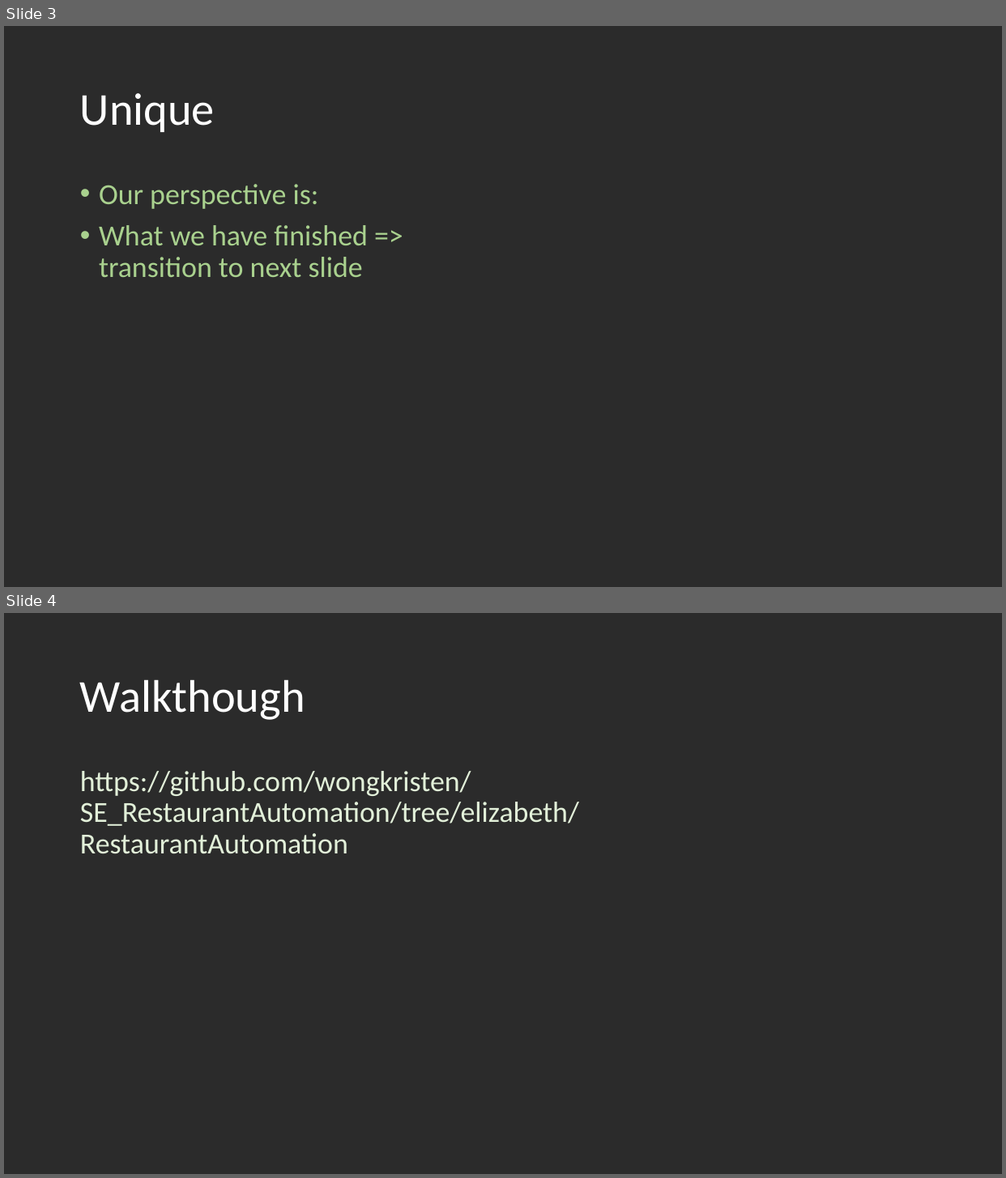
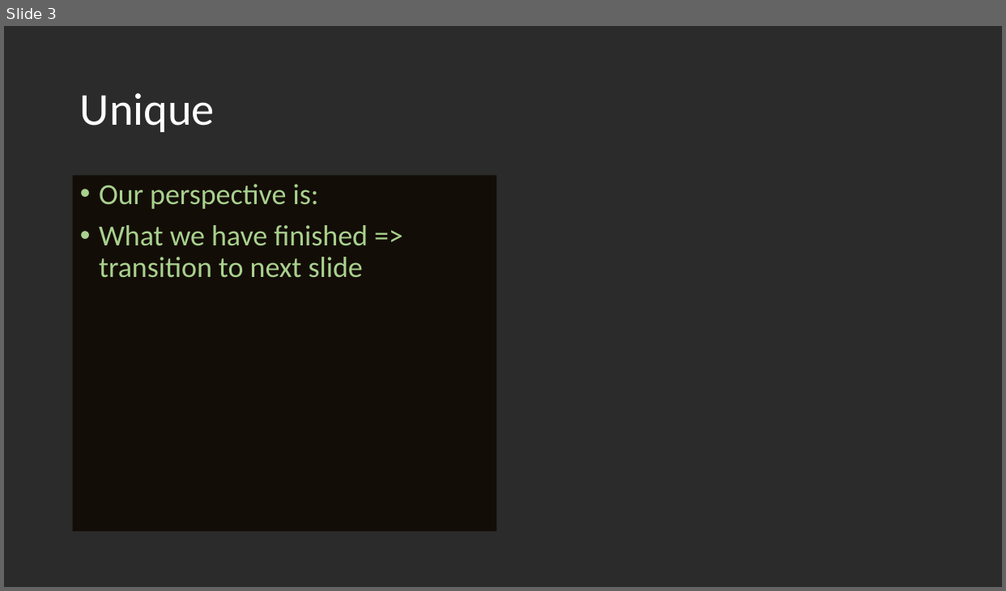
Before and after one commit to wongkristen/EasyEats_Group11_SE, a slide deck: docs/EasyEats.pptx. Shown one above the other, each under a label of ours: slides 3 and 4 before the commit, slide 3 after it. The pictures are 1006x1178 and 1006x591 pixels, drawn with LibreOffice and Linux fonts; fonts in the diff are those of the drawing; background and template pictures are left out; a plain dark background stands for a picture behind light text. Boxes give left, top, right and bottom in pixels: in the first picture for what was removed or moved away, otherwise in the second. Text is boxed around its words. In the diff, an @@ line names an element or a change of style, - is before the commit and + after.

```diff
--- a/docs/EasyEats.pptx
+++ b/docs/EasyEats.pptx
@@ slide 4 removed at bbox=[4, 613, 1002, 1174], background picture (left out) @@
@@ title removed at bbox=[80, 679, 305, 720] @@
-Walkthough
@@ text removed at bbox=[80, 771, 579, 854] @@
-https://github.com/wongkristen/SE_RestaurantAutomation/tree/elizabeth/RestaurantAutomation
@@ slide 3 changed as well @@
@@ text "Our perspective is:": place and size @@
-text "Our perspective is:" at bbox=[99, 184, 368, 278]
+text "Our perspective is:" at bbox=[73, 176, 497, 532]
@@ text "Our perspective is:" at bbox=[73, 176, 497, 532]: fill none to #130D07 @@
```
Also in this commit, not shown: 4 other slides changed.
